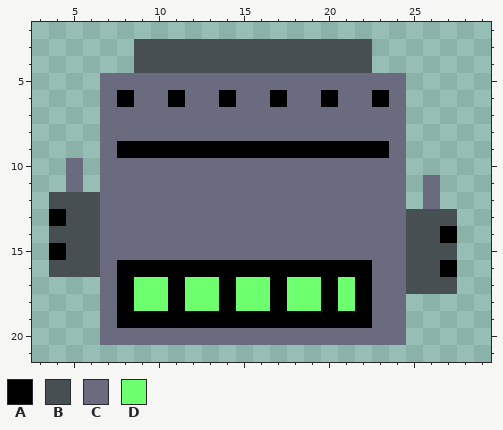
Two states of a pixel-art sprite, packages/nouns-img-permutator/assets/layer-3/head-robot.png. That is the earlier state.
The file is 32x32 pixels. Shown: x 3..29, y 2..21.
Palette (. is transparent): A #000000  B #474f53  C #6b6b7f  D #6dff6d
And afterwards:
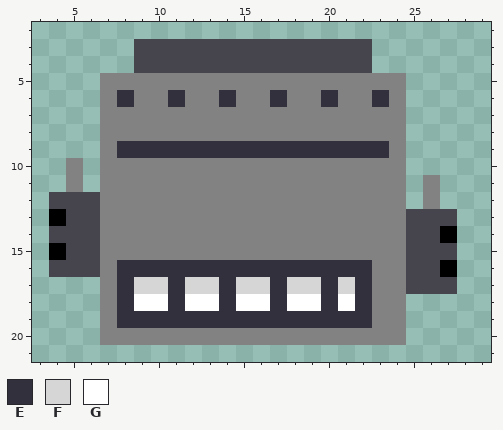
Colours new in this view: E #32303c  F #d6d6d6  G #ffffff
Diff:
colour B: #474f53 -> #46444d
colour C: #6b6b7f -> #828283
y 6: x 8 A -> E; x 11 A -> E; x 14 A -> E; x 17 A -> E; x 20 A -> E; x 23 A -> E
y 9: x 8..23 AAAAAAAAAAAAAAAA -> EEEEEEEEEEEEEEEE
y 16: x 8..22 AAAAAAAAAAAAAAA -> EEEEEEEEEEEEEEE
y 17: x 8..22 ADDADDADDADDADA -> EFFEFFEFFEFFEFE
y 18: x 8..22 ADDADDADDADDADA -> EGGEGGEGGEGGEGE
y 19: x 8..22 AAAAAAAAAAAAAAA -> EEEEEEEEEEEEEEE
